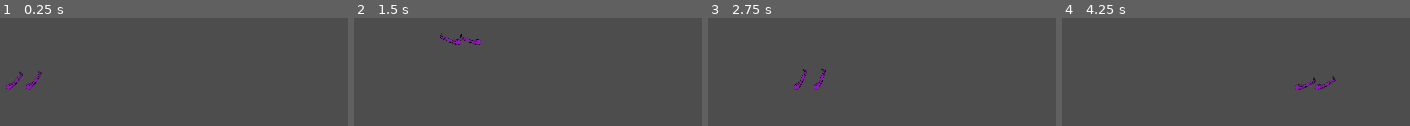
Above: before the commit, frames 1-4 (left to right).
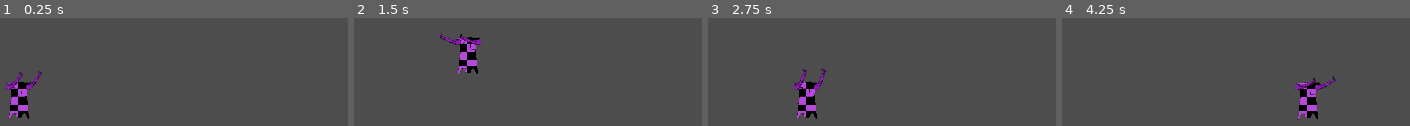
Above: after the commit, the same moments.

Repository: flowerFawn/Robot_game
Game: Godot game, scene res://levels/workshop.tscn
Same seed, same stepped clock (60 frames per second), same inputs: the game is played once before the commit and once after it.
Inputs (mouse positions are in pixels of both pictures, inside the frame that each line leads up to):
- Up to frame 1 (0.25 s): no input
- Up to frame 2 (1.5 s): tap Enter at 0.5 s; move the mouse to (outside the picture) at 0.52 s; hold D (right) from 0.53 s (still down); tap F (interact) at 0.6 s; tap Space (jump) at 0.77 s; move the mouse to (outside the picture) at 1.27 s; click (outside the picture) at 1.35 s
- Up to frame 3 (2.75 s): tap Space (jump) at 1.52 s; move the mouse to (outside the picture) at 2.02 s; release D (right) at 2.03 s; hold A (left) from 2.03 s (still down); hold Right mouse button (right_shoot) from 2.03 s (still down)
- Up to frame 4 (4.25 s): move the mouse to (1142, 56) at 2.77 s; release A (left) at 2.78 s; release Right mouse button (right_shoot) at 2.78 s; hold D (right) from 2.78 s (still down); tap Shift (slide) at 2.85 s; tap Space (jump) at 3.02, 3.77 s; move the mouse to (outside the picture) at 3.52 s; tap Mouse wheel up (zoom_in) at 3.6 s

The runs differ from the first frame. In frame 1, 1.5% of the frame differs, in the area x 2-9%, y 59-94%; in frame 2, 1.4%; in frame 3, 1.5%, in the area x 25-32%, y 59-94%; in frame 4, 1.5%.

Commit message:
torso art assets
and the torso sprite added
does not properly interact with sliding, fix that
also does not load textures yet, add that

Diff:
--- a/player.tscn
+++ b/player.tscn
@@ -1,9 +1,10 @@
-[gd_scene load_steps=14 format=3 uid="uid://br2p34txi01wm"]
+[gd_scene load_steps=15 format=3 uid="uid://br2p34txi01wm"]
 
 [ext_resource type="Script" path="res://player_scripts/player_torso.gd" id="1_hu2in"]
 [ext_resource type="Script" path="res://player_scripts/player_main.gd" id="1_xrvte"]
 [ext_resource type="Script" path="res://player_scripts/player_collision.gd" id="2_adrog"]
 [ext_resource type="Script" path="res://player_scripts/player_arm.gd" id="3_uxcag"]
+[ext_resource type="Texture2D" uid="uid://b1be8hf1cqfxa" path="res://sprites/limbs/torsos/error_torso.png" id="4_hkpw0"]
 [ext_resource type="Script" path="res://player_scripts/player_leg.gd" id="4_l7m4c"]
 [ext_resource type="Script" path="res://player_weapon.gd" id="5_2x807"]
 [ext_resource type="Texture2D" uid="uid://qn31vvwm1h7y" path="res://sprites/limbs/arms/error_arm.png" id="6_issu3"]
@@ -43,6 +44,10 @@
 shape = SubResource("RectangleShape2D_40rak")
 
 [node name="ScriptHost" type="Node2D" parent="Torso"]
+
+[node name="TorsoSprite" type="Sprite2D" parent="Torso"]
+scale = Vector2(0.065, 0.065)
+texture = ExtResource("4_hkpw0")
 
 [node name="LeftArm" type="StaticBody2D" parent="." groups=["limb"]]
 position = Vector2(4, -5)
Binary file added: general images/base_torso.png
Not shown, added: general images/base_torso.png.import
Binary file added: general images/torso_link_positions.png
Not shown, added: general images/torso_link_positions.png.import
Binary file added: sprites/limbs/torsos/error_torso.png
Not shown, added: sprites/limbs/torsos/error_torso.png.import
Binary file added: sprites/limbs/torsos/standard_torso.png
Not shown, added: sprites/limbs/torsos/standard_torso.png.import
Not shown, added: general images/base_torso.kra
Not shown, added: general images/base_torso.kra~
Not shown, added: general images/base_torso.png.kra
Not shown, added: general images/base_torso.png~
